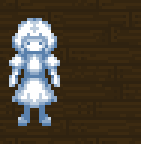
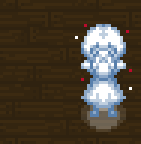
Comparing the layer stacks of the two 141 × 144 images. Changes:
added group "Group 4" with 1 layers above "Group 3" over [left=75, top=24, right=132, bottom=132]
added layer "Layer 16 copy" in group "Group 4" over [left=75, top=24, right=132, bottom=132]
added group "Group 3" with 2 layers above "Layer 3 copy 2" over [left=81, top=24, right=132, bottom=132]
hid "Layer 5 copy" over [left=9, top=18, right=60, bottom=126]
